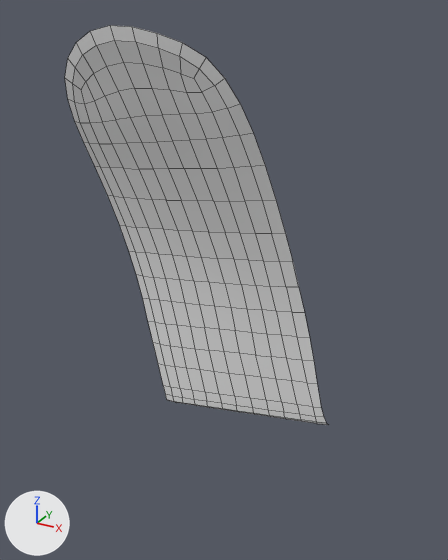
A saved change to the OBJ model PadForge.App/3DModels/XboxSeries/PulseRed/Decal-Shoulder-Left-Trigger.obj.
Rendered twice from a 50 mm lens placed at (-26.3, -72.6, 11.3), pointed at (-39.1, -49.3, -0.3). The lights are fixed; the arrows at lower left show +X, +Y and +Z. The older version comes first. Mesh edges are drawn as thin lines. Where no turn or scale is listed for an object, it has been applied to the vertices.

Names of what the first picture shows: 'Decal-Shoulder-Left-Trigger'.
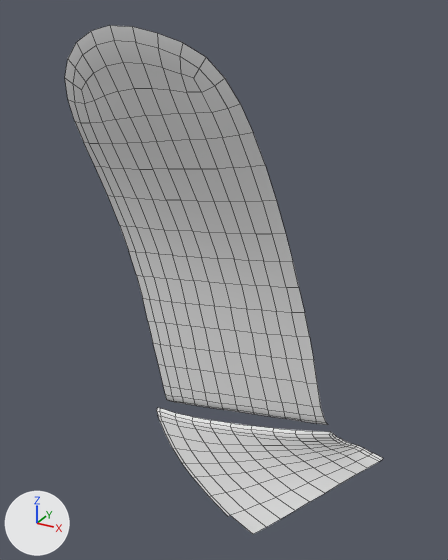
The newer file is also turned or shifted as a whole; pictures and numbers use the older file's frame.

What differs and where, as boxes (x1, y1, x2, y2) in the pictures (448 x 560 px):
'Decal-Shoulder-Left-Trigger', reshaped (21% wider, 27% taller)
    before: (65, 25, 328, 425)
    after: (65, 25, 383, 534)
part 1 of me_decal_shoulder_left_trigger, added
    after: (157, 408, 383, 534)

The change, as a diff of the scene's bpy script:
```diff
--- a/PadForge.App/3DModels/XboxSeries/PulseRed/Decal-Shoulder-Left-Trigger.obj.py
+++ b/PadForge.App/3DModels/XboxSeries/PulseRed/Decal-Shoulder-Left-Trigger.obj.py
@@ me_decal_shoulder_left_trigger @@
 # used by ob_decal_shoulder_left_trigger; location = (0.0, 0.0, 0.0)
-me_decal_shoulder_left_trigger.from_pydata(...)  # 235 vertices, 208 faces; spans x -46.5..-34.0, y -52.1..-47.7, z -9.4..10.7
+me_decal_shoulder_left_trigger.from_pydata(...)  # 375 vertices, 326 faces; spans x -46.5..-31.3, y -52.1..-47.5, z -13.5..10.7
+# me_decal_shoulder_left_trigger part 1: a new loose piece of 140 vertices spanning x -43.8..-31.3, y -50.8..-47.5, z -13.5..-7.5
```
